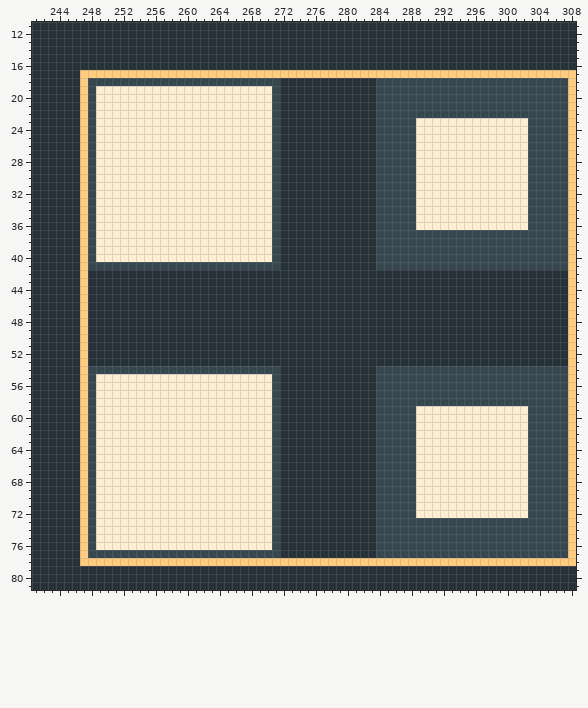
Two versions of one pixel-art file, works/item/sword_0001_loophero_style.aseprite. This is how it looked before the edit.
340x240 pixels, 1 frame. Colours within 5 levels of each other are drawn and written as one. Shown: x 241..308, y 11..81. The commit also changed other parts of the picture, which this record leaves out.
New version:
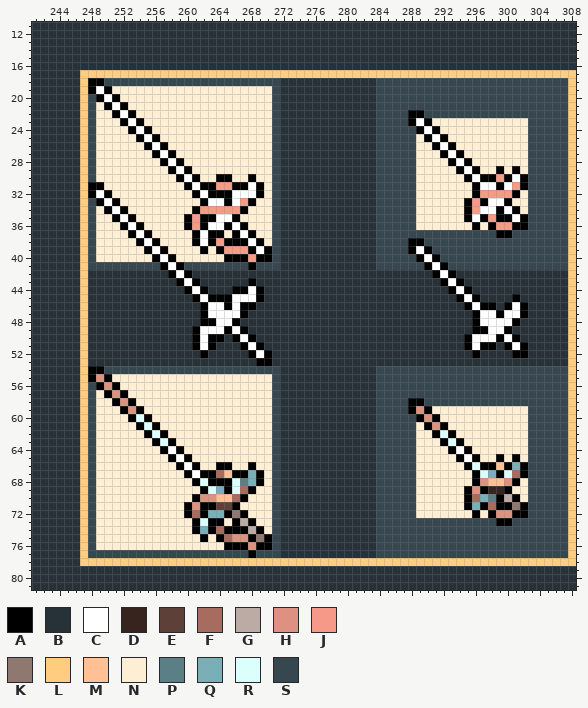
Palette (. is transparent): A #000000  B #263238  C #ffffff  D #37241f  E #5d4037  F #a66c60  G #bcaaa4  H #df9181  J #f69988  K #8e7870  L #ffcc80  M #ffc096  N #feeed4  P #5a8086  Q #7bafb8  R #dbfffb  S #37474f
From old to new:
Changed rows in their new state; - is an unchanged pixel.
Layer "body":
first column x 248:
18 AA-----------------------------------------------------
19 ACA----------------------------------------------------
20 -ACA---------------------------------------------------
21 --ACA--------------------------------------------------
22 ---ACA----------------------------------AA-------------
23 ----ACA---------------------------------ACA------------
24 -----ACA---------------------------------ACA-----------
25 ------ACA---------------------------------ACA----------
26 -------ACA---------------------------------ACA---------
27 --------ACA---------------------------------ACA--------
28 ---------ACA---------------------------------ACA-------
29 ----------ACA---------------------------------ACA--A-A-
30 -----------ACA--AA--A--------------------------ACAAJACA
31 AA----------ACAAJJAACA--------------------------ACCACJA
32 ACA----------ACAAACCCA--------------------------AJJJJA-
33 -ACA----------ACCACJA--------------------------AJACCA--
34 --ACA--------AJJJJJA---------------------------AJCCACA-
35 ---ACA------AJAACCA----------------------------ACAJAACA
36 ----ACA-----AJACCACA----------------------------A-AJJAA
37 -----ACA-----ACAA-ACA------------------------------AA--
38 ------ACA----ACAJAAACA------------------AA-------------
39 -------ACA----A-AJJJACA-----------------ACA------------
40 --------ACA------AAAJAA------------------ACA-----------
41 ---------ACA--------A---------------------ACA----------
42 ----------ACA------------------------------ACA---------
43 -----------ACA------A-----------------------ACA--------
44 ------------ACA---AACA-----------------------ACA-------
45 -------------ACAAACCCA------------------------ACA----A-
46 --------------ACCACAA--------------------------ACAA-ACA
47 --------------ACCCCA----------------------------ACCACCA
48 --------------AACCA-----------------------------ACCCCA-
49 -------------ACCCACA----------------------------AACCA--
50 -------------ACAA-ACA--------------------------ACCCACA-
51 -------------ACA---ACA-------------------------ACAA-ACA
52 --------------A-----ACA-------------------------A----AA
53 ---------------------AA--------------------------------
54 AA-----------------------------------------------------
55 AHA----------------------------------------------------
56 -AHA---------------------------------------------------
57 --AHA--------------------------------------------------
58 ---AHA----------------------------------AA-------------
59 ----AHA---------------------------------AHA------------
60 -----ARA---------------------------------AHA-----------
61 ------ARA---------------------------------AHA----------
62 -------ARA---------------------------------ARA---------
63 --------ARA---------------------------------ARA--------
64 ---------ACA---------------------------------ACA-------
65 ----------ACA---------------------------------ACA--A-A-
66 -----------ACA--AA--A--------------------------ARAAMAQA
67 ------------ACAAFMAAQA--------------------------ARQARFA
68 -------------ARAAARPQA--------------------------AHMMHA-
69 --------------ARQARFA--------------------------AHADDA--
70 -------------AHHMMFA---------------------------AFQPAGA-
71 ------------AHAAEEA----------------------------AQAFAAKA
72 ------------AFAQQAKA----------------------------A-AHHAA
73 -------------ARAA-AGA------------------------------AA--
74 -------------AQAFAAAGA---------------------------------
75 --------------A-AFHHAKA--------------------------------
76 -----------------AAAHAA--------------------------------
77 --------------------A----------------------------------
Boxes around the changes in both pictures, in picture pixels (x1, y1, x2, y2):
changed: (88, 78, 272, 366)
changed: (408, 110, 528, 238)
changed: (408, 238, 528, 358)
changed: (88, 366, 272, 558)
changed: (408, 398, 528, 526)
